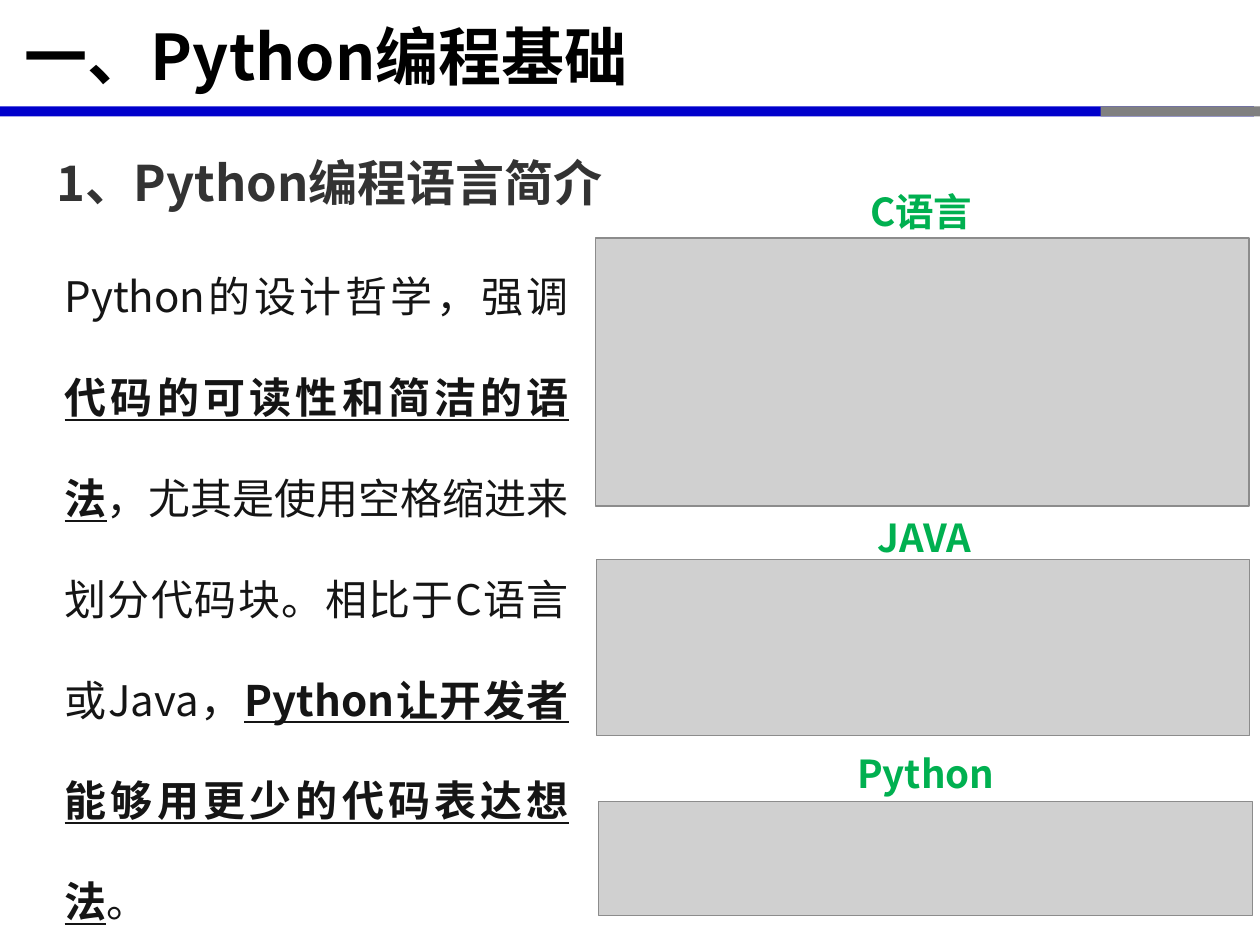
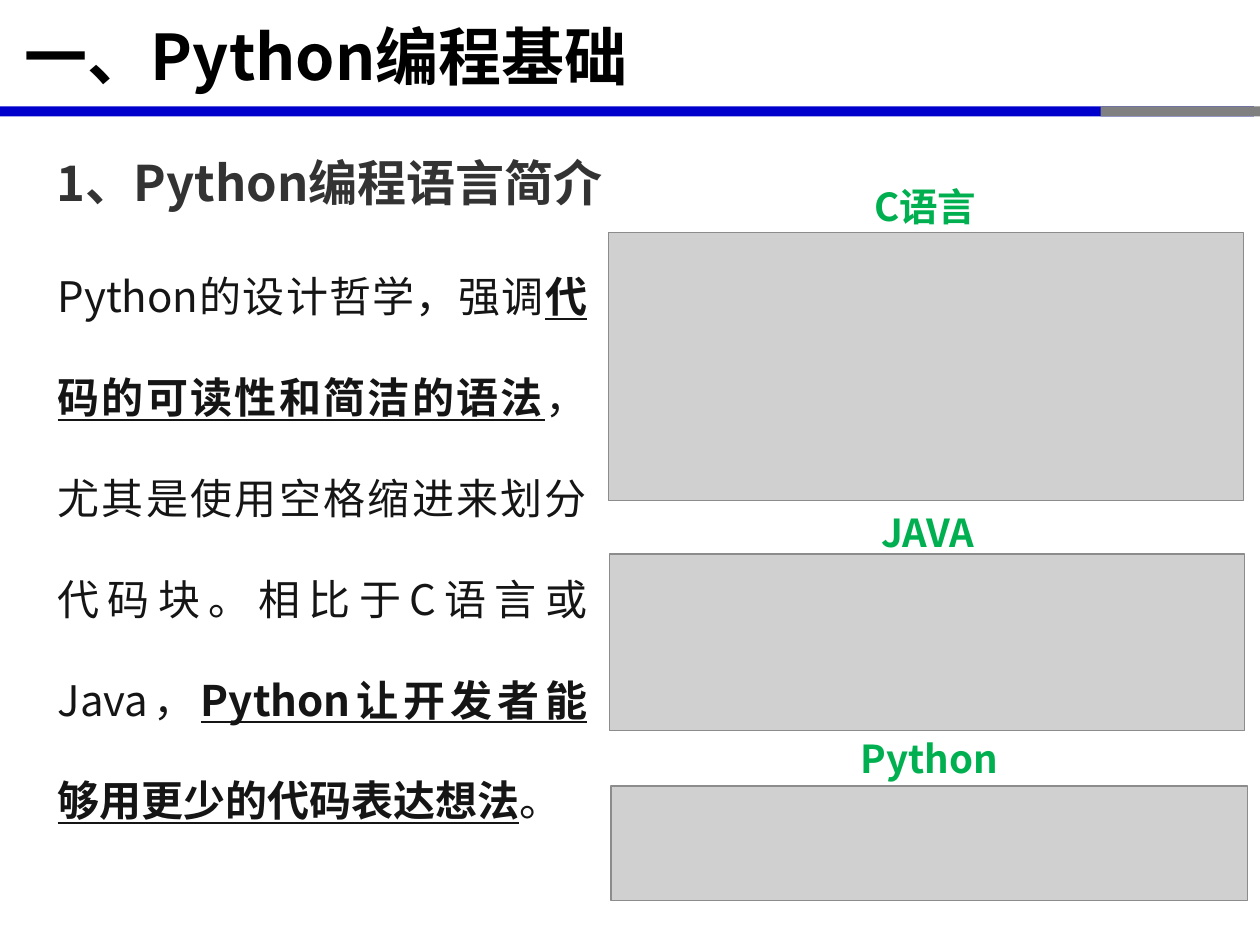
Before and after one commit to xinluo2018/open-source-gis-course, a slide deck: slide 5 of 第3章-开源GIS软件开发环境-6课时/第3章--开源GIS软件开发环境-Python编程基础-2学时.pptx. Drawn at 1260x945 pixels with LibreOffice and Linux fonts; fonts in the diff are those of the drawing; grey boxes stand for pictures. Boxes give left, top, right and bottom in pixels: in the first picture for what was removed or moved away, otherwise in the second. Text is boxed around its words. In the diff, an @@ line names an element or a change of style, - is before the commit and + after.

```diff
--- a/第3章-开源GIS软件开发环境-6课时/第3章--开源GIS软件开发环境-Python编程基础-2学时.pptx
+++ b/第3章-开源GIS软件开发环境-6课时/第3章--开源GIS软件开发环境-Python编程基础-2学时.pptx
@@ text "C语言": place and size @@
-text "C语言" at [870, 193, 972, 230]
+text "C语言" at [874, 188, 976, 225]
@@ text "Python的设计哲学，强调代码的可读性和简洁的语法，尤其是使用空格缩进来划分代码块。相比于C语言或Java，Pytho ..." rewrapped from [65, 276, 569, 925] to [58, 276, 588, 824] @@
@@ picture: place and size @@
-picture at [596, 238, 1250, 507]
+picture at [609, 233, 1244, 501]
@@ text "JAVA": place and size @@
-text "JAVA" at [877, 523, 970, 563]
+text "JAVA" at [881, 518, 974, 557]
@@ picture: place and size @@
-picture at [596, 559, 1250, 736]
+picture at [610, 554, 1245, 731]
@@ text "Python": place and size @@
-text "Python" at [857, 757, 994, 797]
+text "Python" at [861, 742, 998, 782]
@@ picture: place and size @@
-picture at [598, 801, 1252, 916]
+picture at [611, 786, 1247, 901]
```
Also in this commit, not shown: 8 other slides changed, 10 slides added, 9 other files.
